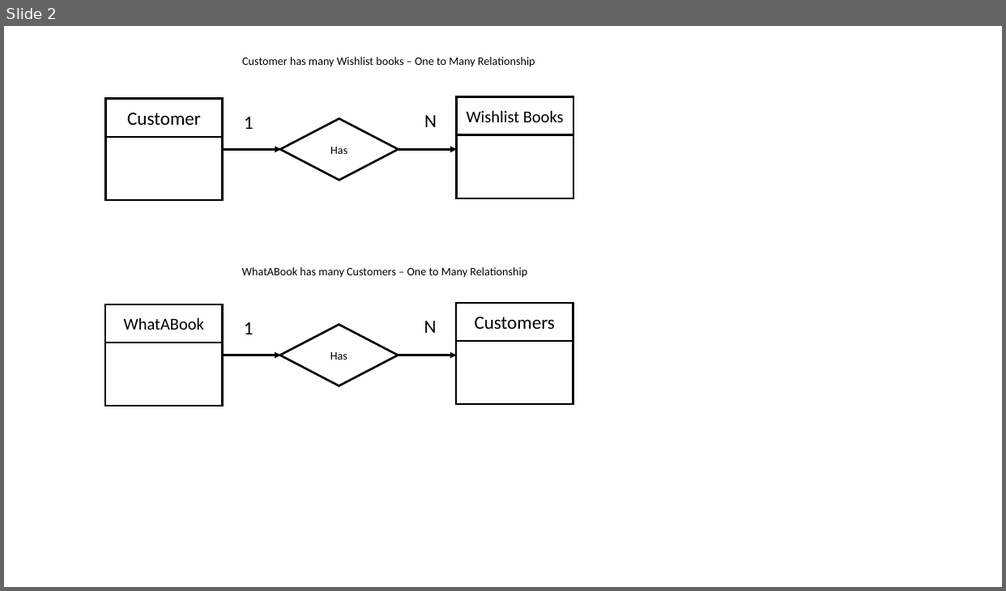
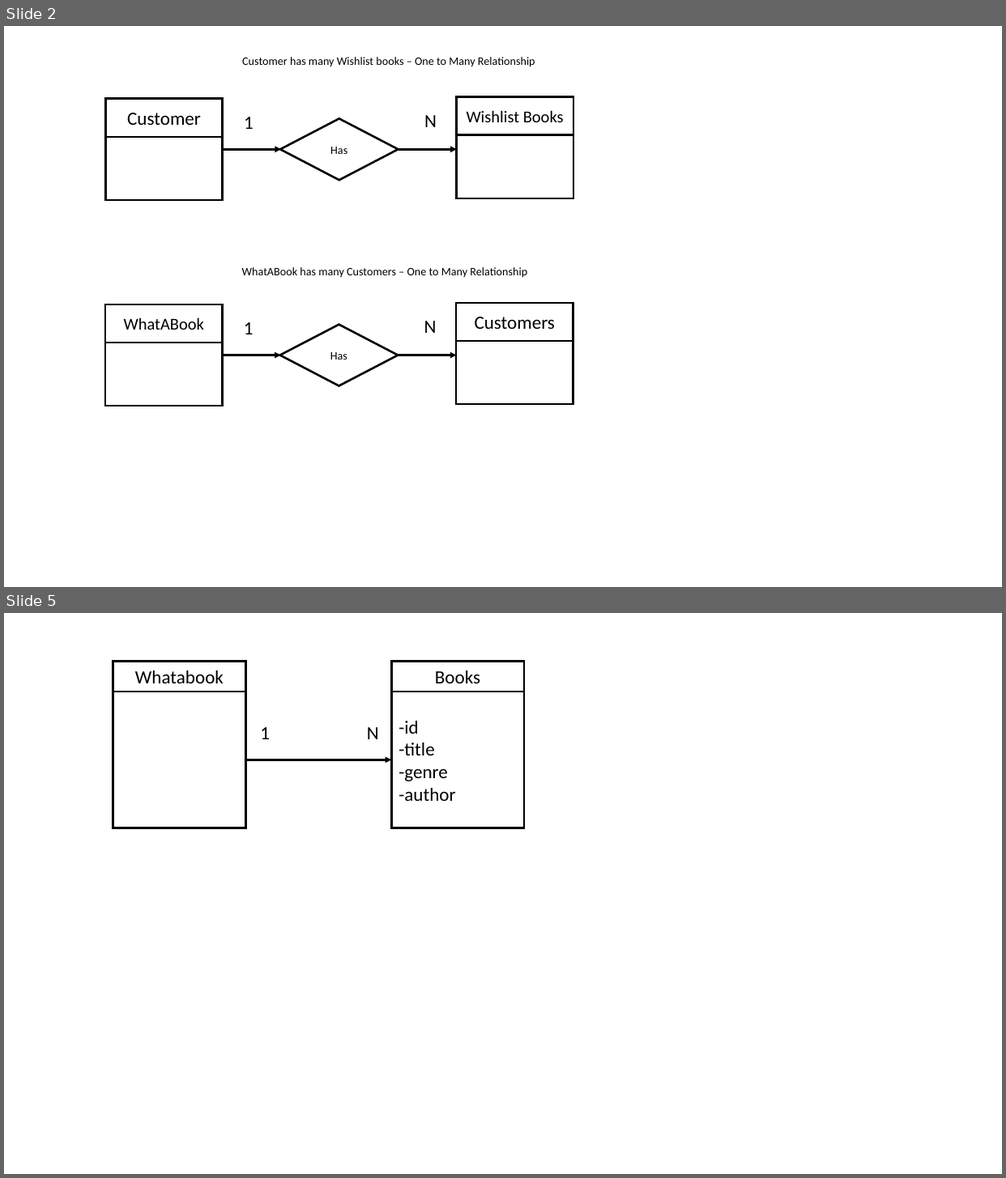
Before and after one commit to pcuauronava/web-335, a slide deck: week-7/What-A-Book Project - Business Rules.pptx. Shown one above the other, each under a label of ours: slide 2 before the commit, slides 2 and 5 after it; the slides between them are not shown. The pictures are 1006x591 and 1006x1178 pixels, drawn with LibreOffice and Linux fonts; fonts in the diff are those of the drawing. Boxes give left, top, right and bottom in pixels: in the first picture for what was removed or moved away, otherwise in the second. Text is boxed around its words. In the diff, an @@ line names an element or a change of style, - is before the commit and + after.

```diff
--- a/week-7/What-A-Book Project - Business Rules.pptx
+++ b/week-7/What-A-Book Project - Business Rules.pptx
@@ slide 5 added at (4, 613, 1002, 1174), background #FFFFFF @@
@@ rectangle added at (113, 661, 246, 692), outline #000000 2 pt, 18 pt, text #000000 @@
+Whatabook
@@ rectangle added at (392, 661, 524, 692), outline #000000 2 pt, 18 pt, text #000000 @@
+Books
@@ rectangle added at (113, 692, 246, 828), outline #000000 2 pt @@
@@ rectangle added at (392, 692, 524, 828), outline #000000 2 pt, 18 pt, text #000000 @@
+-id
+-title
+-genre
+-author
@@ text added at (260, 727, 270, 739), 18 pt, text #000000 @@
+1
@@ text added at (367, 727, 379, 739), 18 pt, text #000000 @@
+N
@@ arrow added from (246, 760) to (392, 760), #000000 2 pt @@
```
Also in this commit, not shown: 2 other slides added, 1 other file.
